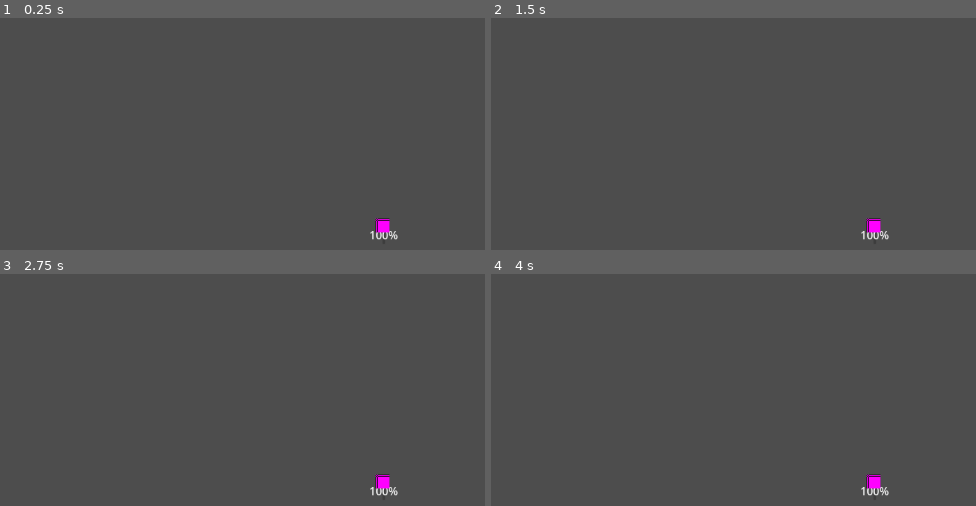
Above: before the commit, frames 1-4 (two rows, left to right).
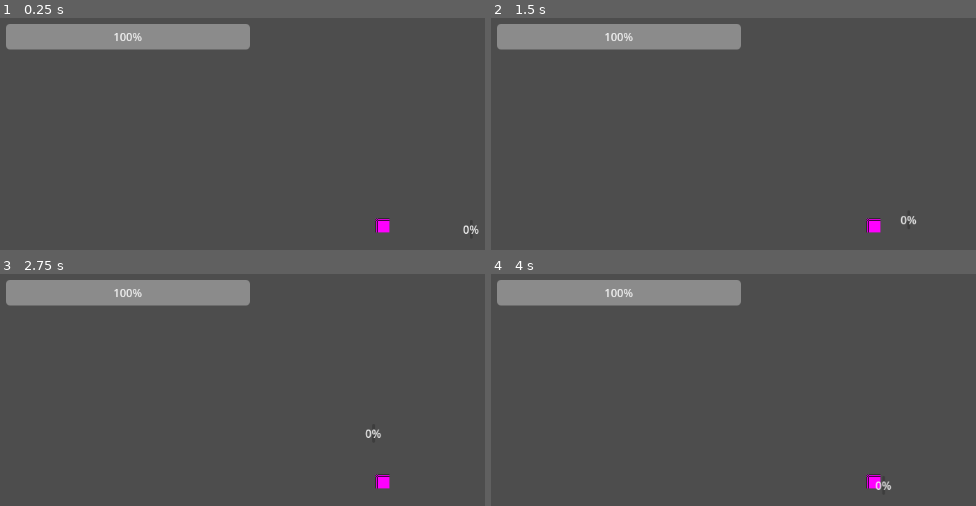
Above: after the commit, the same moments.

Repository: bepp-boop/JamGMTK2025
Game: Godot game, scene res://Composition/world.tscn
Two runs of this game, one before a commit and one after it. Both use one fixed random seed, a clock stepped at 60 frames per second and the inputs below.
Inputs:
- Up to frame 1 (0.25 s): no input
- Up to frame 2 (1.5 s): tap Enter at 0.5 s; hold Right (ui_right) 0.53-1.28 s; tap Space at 1.25 s; hold Down (ui_down) from 1.28 s (still down)
- Up to frame 3 (2.75 s): tap Enter at 2 s; release Down (ui_down) at 2.03 s; hold Right (ui_right) from 2.03 s (still down)
- Up to frame 4 (4 s): release Right (ui_right) at 2.78 s; hold Up (ui_up) 2.78-3.53 s; tap Space at 3.5 s; hold Left (ui_left) from 3.53 s (still down)

The runs differ from the first frame. In frame 1, 5.8% of the frame differs, in the area x 1-99%, y 2-96%; in frame 2, 5.8%; in frame 3, 5.8%, in the area x 1-83%, y 2-96%; in frame 4, 5.8%.

Commit message:
Weapon and Enemy

Diff:
--- /dev/null
+++ b/Character/enemy.tscn
@@ -0,0 +1,20 @@
+[gd_scene load_steps=4 format=3 uid="uid://cfdhgyg7ljxvm"]
+
+[ext_resource type="PackedScene" uid="uid://dbcr5xq38755q" path="res://Composition/health.tscn" id="1_1ptw2"]
+[ext_resource type="PackedScene" uid="uid://bs1ght1faye3t" path="res://Composition/hitbox_component.tscn" id="2_hema6"]
+
+[sub_resource type="RectangleShape2D" id="RectangleShape2D_1whr7"]
+
+[node name="Enemy" type="Node2D"]
+
+[node name="Health" parent="." instance=ExtResource("1_1ptw2")]
+
+[node name="ProgressBar" type="ProgressBar" parent="Health"]
+offset_right = 4.0
+offset_bottom = 27.0
+
+[node name="HitboxComponent" parent="." node_paths=PackedStringArray("health_component") instance=ExtResource("2_hema6")]
+health_component = NodePath("../Health")
+
+[node name="CollisionShape2D" type="CollisionShape2D" parent="HitboxComponent"]
+shape = SubResource("RectangleShape2D_1whr7")
--- a/Composition/player.tscn
+++ b/Character/player.tscn
@@ -1,14 +1,14 @@
-[gd_scene load_steps=8 format=3 uid="uid://4ndbdy8j5i2a"]
+[gd_scene load_steps=10 format=3 uid="uid://4ndbdy8j5i2a"]
 
 [ext_resource type="Script" uid="uid://cpo6yb2mg2vv7" path="res://Composition/Script/top_down_movement_velocity_input.gd" id="1_0oa22"]
 [ext_resource type="PackedScene" uid="uid://dbcr5xq38755q" path="res://Composition/health.tscn" id="1_3vxar"]
+[ext_resource type="PackedScene" uid="uid://cxgoxhx5pxb1o" path="res://Composition/weapon.tscn" id="1_tp31j"]
 [ext_resource type="Script" uid="uid://c4x0wx58tvgf2" path="res://Composition/Script/top_down_movement_stats.gd" id="2_3vxar"]
 [ext_resource type="Script" uid="uid://dp87ld86jpikl" path="res://Composition/Script/top_down_movement.gd" id="2_xflol"]
+[ext_resource type="PackedScene" uid="uid://bs1ght1faye3t" path="res://Composition/hitbox_component.tscn" id="5_raa3c"]
 
 [sub_resource type="PlaceholderTexture2D" id="PlaceholderTexture2D_3vxar"]
 size = Vector2(20, 20)
-
-[sub_resource type="RectangleShape2D" id="RectangleShape2D_m1h2u"]
 
 [sub_resource type="Resource" id="Resource_m1h2u"]
 script = ExtResource("2_3vxar")
@@ -17,20 +17,24 @@
 friction = 500.0
 metadata/_custom_type_script = "uid://c4x0wx58tvgf2"
 
+[sub_resource type="RectangleShape2D" id="RectangleShape2D_m1h2u"]
+
 [node name="Player" type="CharacterBody2D"]
+
+[node name="Weapon" parent="." instance=ExtResource("1_tp31j")]
+position = Vector2(33, 0)
 
 [node name="Health" parent="." node_paths=PackedStringArray("health_bar") instance=ExtResource("1_3vxar")]
 health_bar = NodePath("ProgressBar")
 
 [node name="ProgressBar" type="ProgressBar" parent="Health"]
-offset_right = 4.0
-offset_bottom = 27.0
+offset_left = -543.0
+offset_top = -291.0
+offset_right = -191.0
+offset_bottom = -254.0
 
 [node name="Sprite2D" type="Sprite2D" parent="."]
 texture = SubResource("PlaceholderTexture2D_3vxar")
-
-[node name="CollisionShape2D" type="CollisionShape2D" parent="."]
-shape = SubResource("RectangleShape2D_m1h2u")
 
 [node name="TopDownMovementVelocityInput" type="Node" parent="." node_paths=PackedStringArray("actor")]
 script = ExtResource("1_0oa22")
@@ -44,3 +48,9 @@
 metadata/_custom_type_script = "uid://dp87ld86jpikl"
 
 [node name="Camera2D" type="Camera2D" parent="."]
+
+[node name="HitboxComponent" parent="." node_paths=PackedStringArray("health_component") instance=ExtResource("5_raa3c")]
+health_component = NodePath("../Health")
+
+[node name="CollisionShape2D" type="CollisionShape2D" parent="HitboxComponent"]
+shape = SubResource("RectangleShape2D_m1h2u")
--- /dev/null
+++ b/Composition/Script/weapon.gd
@@ -0,0 +1,10 @@
+extends Node2D
+
+var attack_damage := 10.0
+var knockback_force := 100.0
+
+
+func _on_hitbox_body_entered(body: Node2D):
+		if body.has_method("damage"):
+			print("Damage Dealt")
+			body.damage(attack_damage)
--- /dev/null
+++ b/Composition/weapon.tscn
@@ -0,0 +1,16 @@
+[gd_scene load_steps=3 format=3 uid="uid://cxgoxhx5pxb1o"]
+
+[ext_resource type="Script" uid="uid://bd6bhu6wwj8dj" path="res://Composition/Script/weapon.gd" id="1_sem1h"]
+
+[sub_resource type="RectangleShape2D" id="RectangleShape2D_ofy0o"]
+size = Vector2(46, 10)
+
+[node name="Weapon" type="Node2D"]
+script = ExtResource("1_sem1h")
+
+[node name="Hitbox" type="Area2D" parent="."]
+
+[node name="CollisionShape2D" type="CollisionShape2D" parent="Hitbox"]
+shape = SubResource("RectangleShape2D_ofy0o")
+
+[connection signal="body_entered" from="Hitbox" to="." method="_on_hitbox_body_entered"]
--- a/Composition/world.tscn
+++ b/Composition/world.tscn
@@ -1,6 +1,7 @@
-[gd_scene load_steps=3 format=3 uid="uid://5xeilywqi2lo"]
+[gd_scene load_steps=4 format=3 uid="uid://5xeilywqi2lo"]
 
-[ext_resource type="PackedScene" uid="uid://4ndbdy8j5i2a" path="res://Composition/player.tscn" id="1_5pyyo"]
+[ext_resource type="PackedScene" uid="uid://4ndbdy8j5i2a" path="res://Character/player.tscn" id="1_5pyyo"]
+[ext_resource type="PackedScene" uid="uid://cfdhgyg7ljxvm" path="res://Character/enemy.tscn" id="2_ultib"]
 
 [sub_resource type="RectangleShape2D" id="RectangleShape2D_ultib"]
 size = Vector2(355, 20)
@@ -15,3 +16,6 @@
 position = Vector2(-32, 43)
 shape = SubResource("RectangleShape2D_ultib")
 debug_color = Color(0.868757, 0.300545, 0.480283, 0.42)
+
+[node name="Enemy" parent="." instance=ExtResource("2_ultib")]
+position = Vector2(126, -8)
Not shown, added: Composition/Script/weapon.gd.uid
